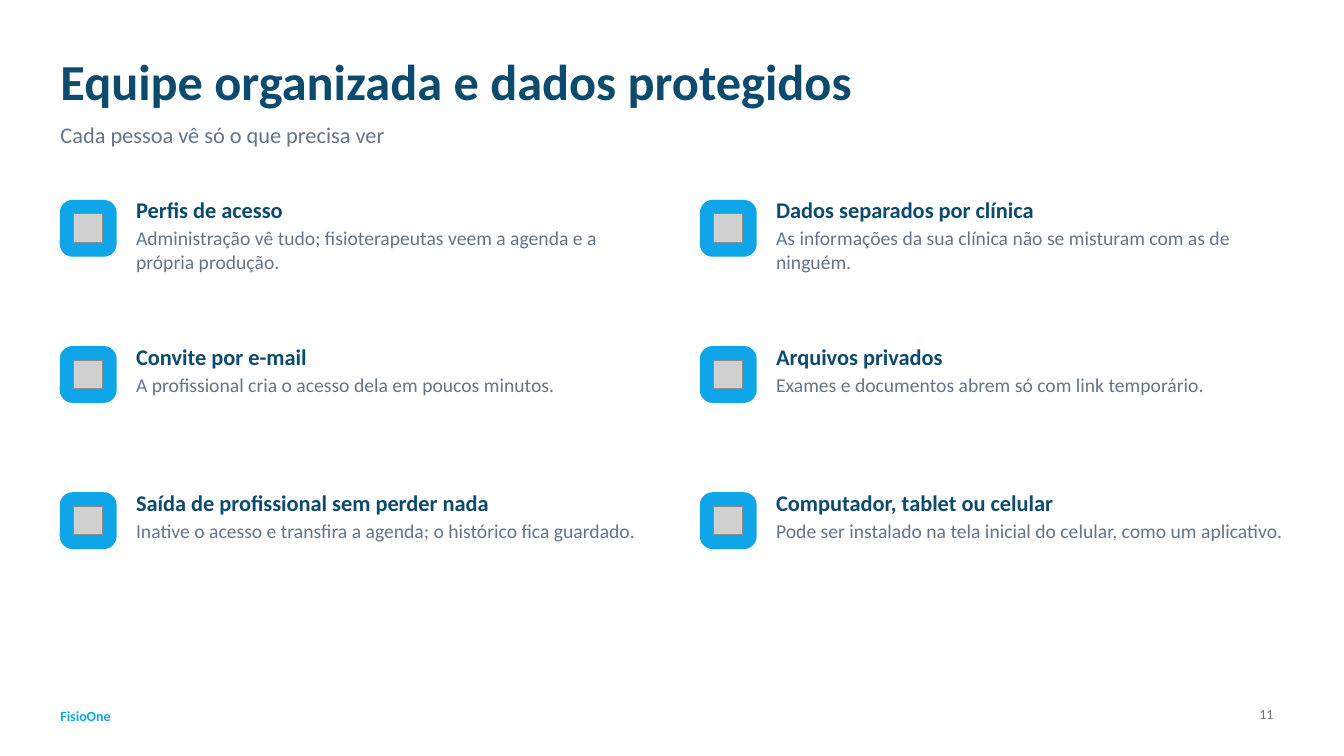
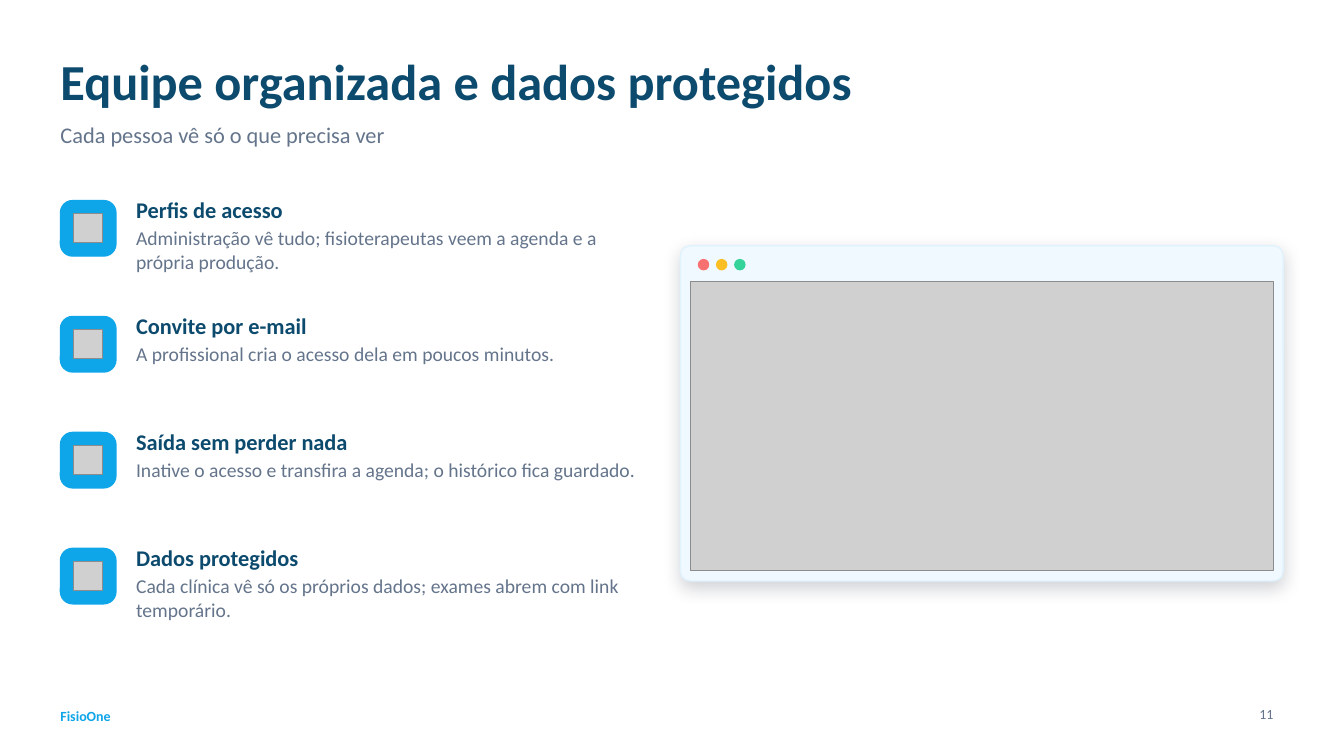
Before and after one commit to andremacedodev/ClinicaFisioterapia, a slide deck: slide 11 of docs/apresentacao/FisioOne_Apresentacao.pptx. Drawn at 1344x756 pixels with LibreOffice and Linux fonts; fonts in the diff are those of the drawing; grey boxes stand for pictures. Boxes give left, top, right and bottom in pixels: in the first picture for what was removed or moved away, otherwise in the second. Text is boxed around its words. In the diff, an @@ line names an element or a change of style, - is before the commit and + after.

```diff
--- a/docs/apresentacao/FisioOne_Apresentacao.pptx
+++ b/docs/apresentacao/FisioOne_Apresentacao.pptx
@@ text removed at <box>776,202,1229,273</box> @@
-Dados separados por clínica
-As informações da sua clínica não se misturam com as de ninguém.
@@ rounded rectangle added at <box>681,246,1284,582</box>, fill #F0F9FF, outline #E0F2FE 1 pt @@
@@ ellipse added at <box>699,260,709,270</box>, fill #F87171, outline #F87171 1 pt @@
@@ ellipse added at <box>717,260,727,270</box>, fill #FBBF24, outline #FBBF24 1 pt @@
@@ ellipse added at <box>735,260,745,270</box>, fill #34D399, outline #34D399 1 pt @@
@@ picture added at <box>691,282,1273,572</box> @@
@@ rounded rectangle: place and size @@
-rounded rectangle at <box>701,201,756,256</box>
+rounded rectangle at <box>60,317,116,372</box>
@@ text "Convite por e-mail": place and size @@
-text "Convite por e-mail" at <box>136,349,554,395</box>
+text "Convite por e-mail" at <box>136,318,554,364</box>
@@ picture: place and size @@
-picture at <box>74,360,103,389</box>
+picture at <box>74,330,103,359</box>
@@ picture removed at <box>714,360,743,389</box> @@
@@ rounded rectangle: place and size @@
-rounded rectangle at <box>60,347,116,402</box>
+rounded rectangle at <box>60,433,116,488</box>
@@ picture: place and size @@
-picture at <box>74,506,103,535</box>
+picture at <box>74,446,103,475</box>
@@ text "Saída sem perder nada": place and size @@
-text "Saída sem perder nada" at <box>136,495,635,542</box>
+text "Saída sem perder nada" at <box>136,434,635,481</box>
@@ text at <box>136,434,348,454</box>: text changed @@
-Saída de profissional sem perder nada
+Saída sem perder nada
@@ rounded rectangle removed at <box>60,493,116,548</box> @@
@@ rounded rectangle removed at <box>701,493,756,548</box> @@
@@ picture removed at <box>714,506,743,535</box> @@
@@ text removed at <box>776,495,1282,541</box> @@
-Computador, tablet ou celular
-Pode ser instalado na tela inicial do celular, como um aplicativo.
@@ rounded rectangle: place and size @@
-rounded rectangle at <box>701,347,756,402</box>
+rounded rectangle at <box>60,548,116,604</box>
@@ picture: place and size @@
-picture at <box>714,214,743,243</box>
+picture at <box>74,562,103,591</box>
@@ text at <box>136,550,618,620</box>: text changed @@
-Arquivos privados
-Exames e documentos abrem só com link temporário.
+Dados protegidos
+Cada clínica vê só os próprios dados; exames abrem com link temporário.
```
Also in this commit, not shown: 6 other slides changed, 9 other files.
